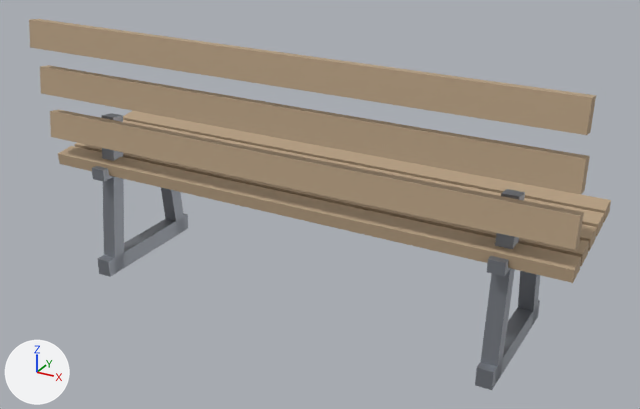
Before and after pictures for a commit that changed the glTF model ClientWeb/src/assets/models/civic/park_bench.glb.
The view is the same before and after, from a 50 mm lens placed at (0.1308, -0.229, 0.1492), pointed at (0.0056, -0.0014, 0.0354). Every picture has the same lights, and +X, +Y and +Z are marked at lower left. The picture after the commit comes second.

The first picture shows 'Bench_Leg', 'Bench_Wood'.
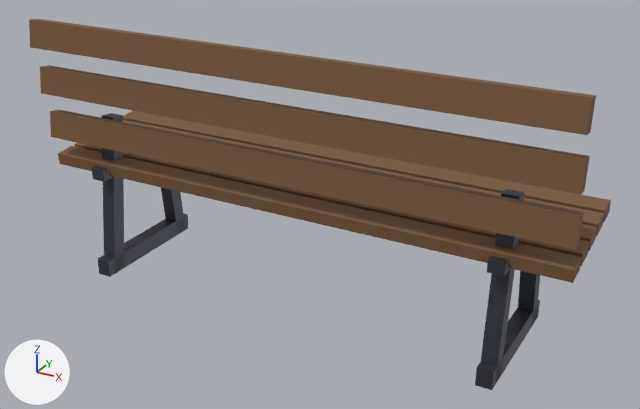
What differs and where, as boxes [x1, y1, x2, y2] in the pictures (640 x 409 px):
'Bench_Wood', recoloured (beige to brown): [29, 19, 611, 283] in both
'Bench_Leg', recoloured: [92, 113, 540, 390] in both

Patch to the scene script:
```diff
--- a/ClientWeb/src/assets/models/civic/park_bench.glb.py
+++ b/ClientWeb/src/assets/models/civic/park_bench.glb.py
@@ mat_bench_leg_mat @@
 mat_bench_leg_mat = principled_material('Bench_Leg_Mat')
-mat_bench_leg_mat.base_color = (0.286, 0.306, 0.341)  # grey #92969e
+mat_bench_leg_mat.base_color = (0.0666, 0.0762, 0.0953)  # dark grey #494e57
 mat_bench_leg_mat.metallic = 0.7
@@ mat_bench_wood_mat @@
 mat_bench_wood_mat = principled_material('Bench_Wood_Mat')
-mat_bench_wood_mat.base_color = (0.478, 0.353, 0.227)  # beige #b8a083
+mat_bench_wood_mat.base_color = (0.195, 0.102, 0.0423)  # brown #7a5a3a
 mat_bench_wood_mat.roughness = 0.78
```
